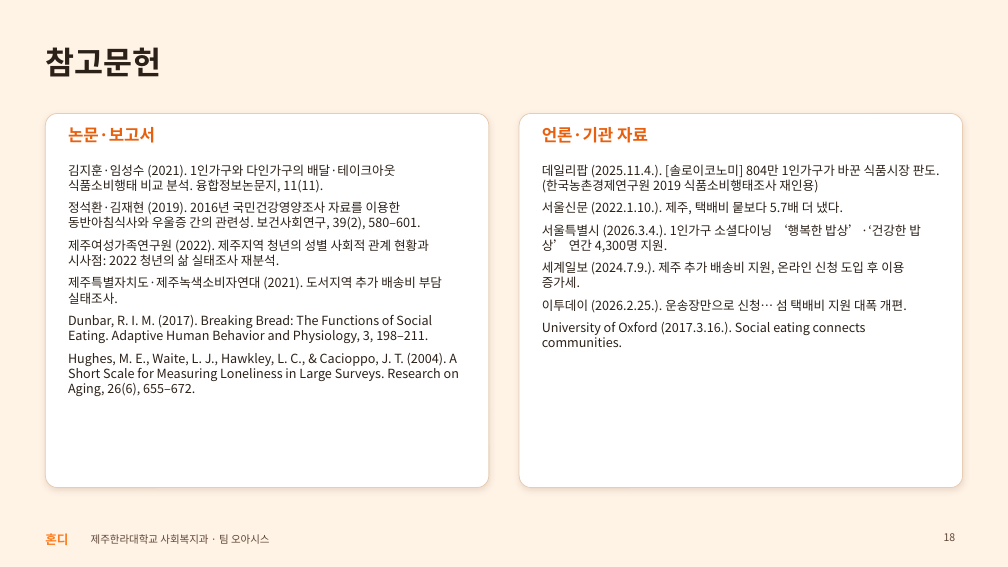
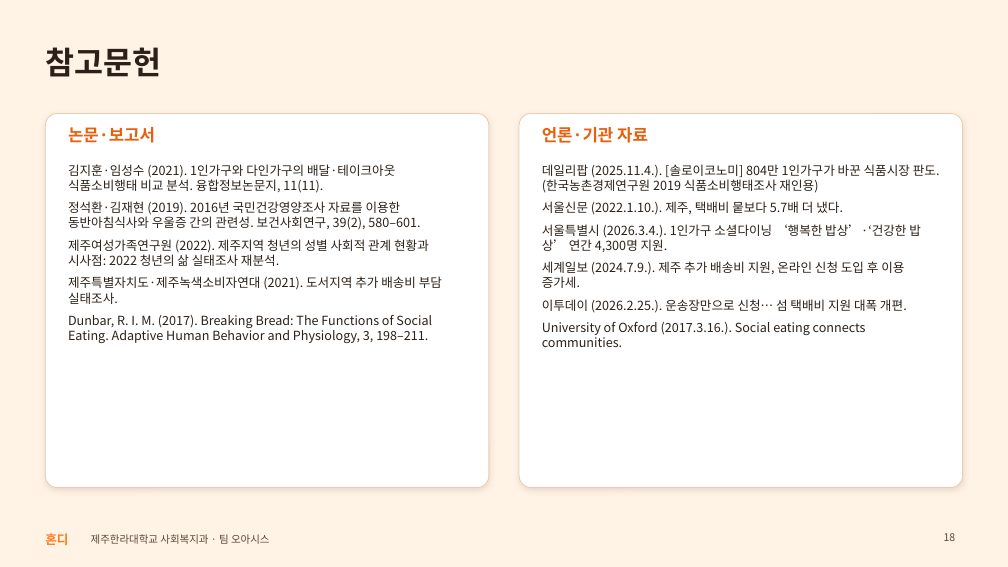
Before and after one commit to oasishondi/oasishondi.github.io, a slide deck: slide 18 of print/Hondi_presentation.pptx. Drawn at 1008x567 pixels with LibreOffice and Linux fonts; fonts in the diff are those of the drawing. Boxes give left, top, right and bottom in pixels: in the first picture for what was removed or moved away, otherwise in the second. Text is boxed around its words. In the diff, an @@ line names an element or a change of style, - is before the commit and + after.

```diff
--- a/print/Hondi_presentation.pptx
+++ b/print/Hondi_presentation.pptx
@@ text at [68,353,459,396]: paragraph removed @@
-Hughes, M. E., Waite, L. J., Hawkley, L. C., & Cacioppo, J. T. (2004). A Short Scale for Measuring Loneliness in Large Surveys. Research on Aging, 26(6), 655–672.
```
Also in this commit, not shown: 1 other slide changed, 2 other files.
